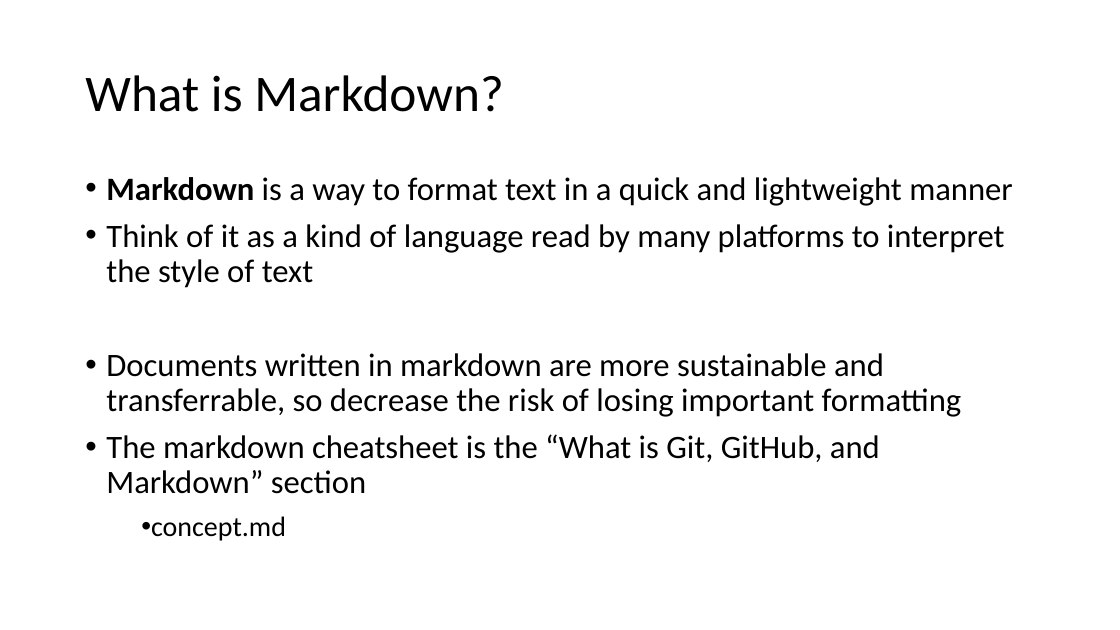
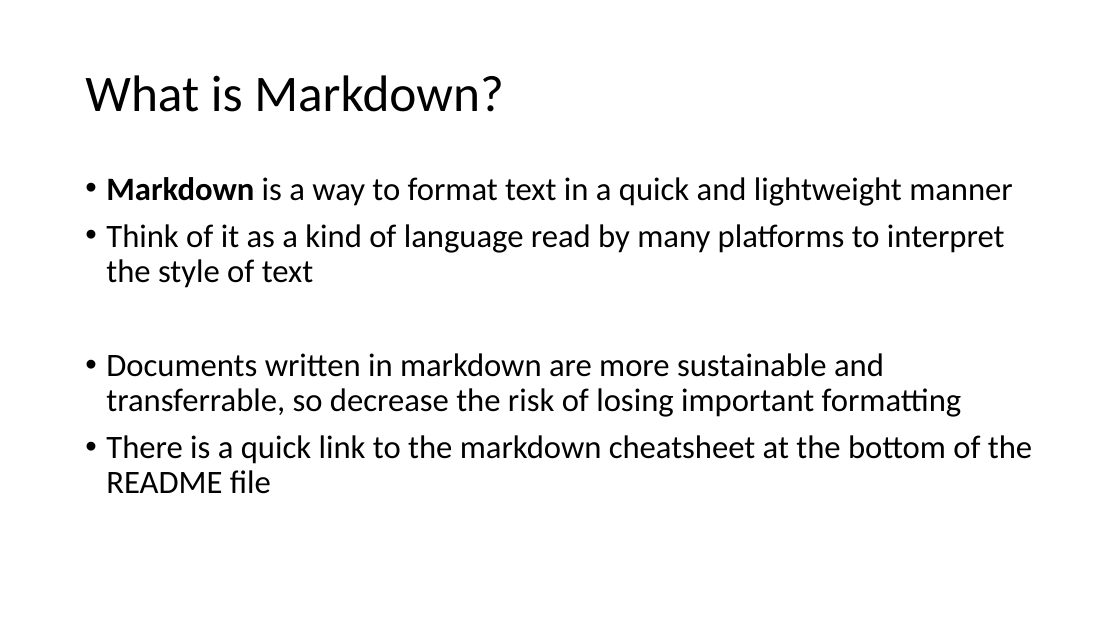
Before and after one commit to jojokarlin/Git_DRI_Jan_2017, a slide deck: slide 10 of GitPres.pptx. Drawn at 1120x630 pixels with LibreOffice and Linux fonts; fonts in the diff are those of the drawing. Boxes give left, top, right and bottom in pixels: in the first picture for what was removed or moved away, otherwise in the second. Text is boxed around its words. In the diff, an @@ line names an element or a change of style, - is before the commit and + after.

```diff
--- a/GitPres.pptx
+++ b/GitPres.pptx
@@ text at [106, 435, 1032, 494]: text changed @@
-• The markdown cheatsheet is the “What is Git, GitHub, and Markdown” section
-  • concept.md
+• There is a quick link to the markdown cheatsheet at the bottom of the README file
```
Also in this commit, not shown: 14 other slides changed, 1 slide added, 1 slide removed.
